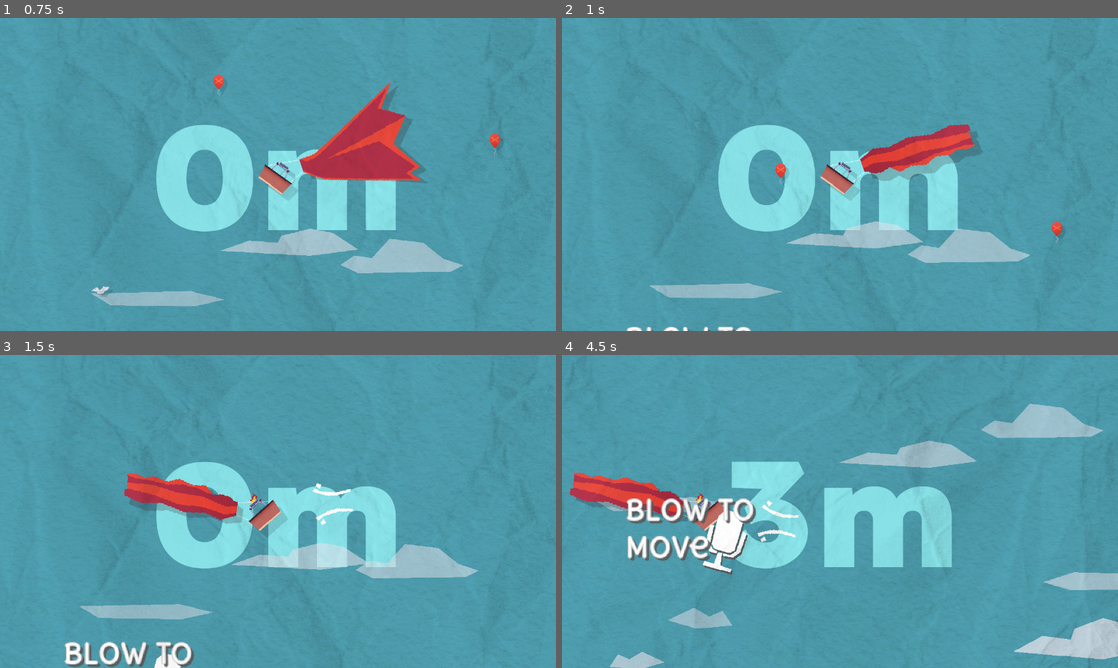
Above: before the commit, frames 1-4 (two rows, left to right).
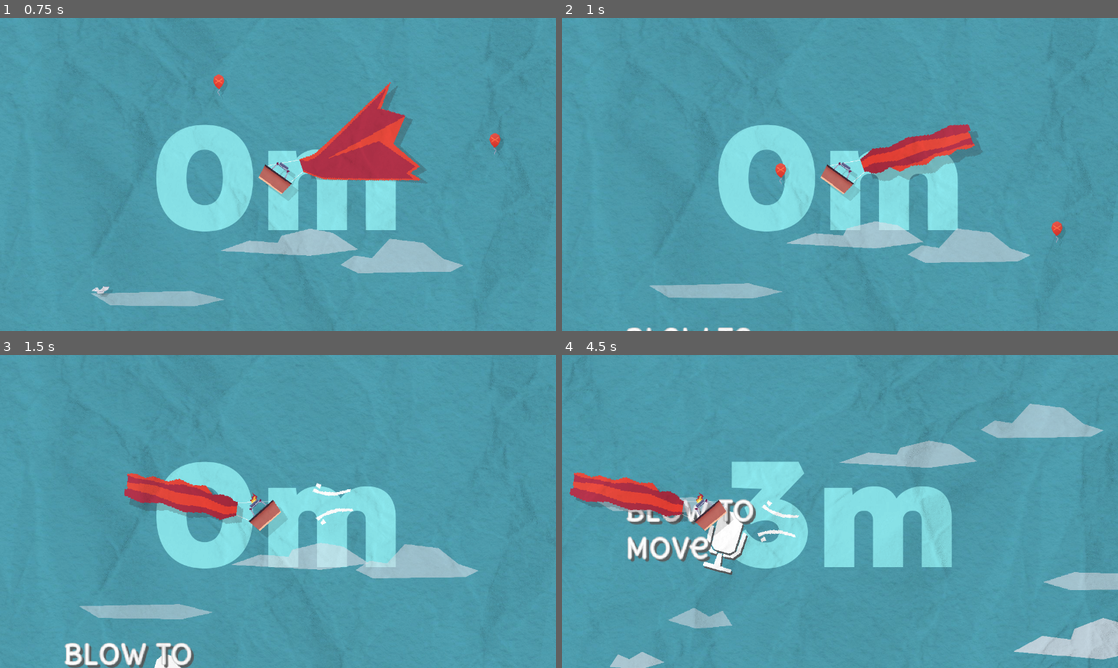
Above: after the commit, the same moments.

Repository: Fabianofski/minijam-191
Game: Godot game, scene res://scenes/game/game.tscn
The game is run twice, just before and just after one commit, with the same random seed, the same clock (stepped at 60 frames per second) and the same inputs.
Inputs (mouse positions are in pixels of both pictures, inside the frame that each line leads up to):
- Up to frame 1 (0.75 s): click "Start" at 0.5 s
- Up to frame 2 (1 s): no input
- Up to frame 3 (1.5 s): move the mouse to (400, 495) at 1.27 s; hold Space (blow) from 1.28 s (still down)
- Up to frame 4 (4.5 s): move the mouse to (728, 527) at 2.02 s; release Space (blow) at 2.03 s; tap Space (blow) at 2.1, 3.6 s; move the mouse to (895, 442) at 2.77 s; hold Space (blow) 2.78-3.53 s; move the mouse to (812, 574) at 3.52 s; move the mouse to (1006, 558) at 4.27 s; hold Space (blow) from 4.28 s (still down)

Frame 1 is identical in both runs. In frame 2, less than 0.1% of the frame differs, in the area x 11-35%, y 98-100%; in frame 3, 0.5%; in frame 4, 1.4%, in the area x 11-35%, y 45-71%.

Commit message:
add: Export presets

Diff:
--- a/scenes/game/game.tscn
+++ b/scenes/game/game.tscn
@@ -26,76 +26,6 @@
 font_size = 340
 font_color = Color(0.533333, 0.890196, 0.913725, 1)
 
-[sub_resource type="Resource" id="Resource_vaxfo"]
-script = ExtResource("3_lfrn8")
-prefab = ExtResource("4_2a8rs")
-min_spawn_delay = 0.0
-max_spawn_delay = 5.0
-min_spawn_amount = 1
-max_spawn_amount = 1
-prefill = true
-metadata/_custom_type_script = "uid://bgb7upm6p5q20"
-
-[sub_resource type="Resource" id="Resource_ftsea"]
-script = ExtResource("3_lfrn8")
-prefab = ExtResource("5_4j704")
-min_spawn_delay = 0.0
-max_spawn_delay = 5.0
-min_spawn_amount = 1
-max_spawn_amount = 1
-prefill = true
-metadata/_custom_type_script = "uid://bgb7upm6p5q20"
-
-[sub_resource type="Resource" id="Resource_otnwt"]
-script = ExtResource("3_lfrn8")
-prefab = ExtResource("6_kp23o")
-min_spawn_delay = 0.0
-max_spawn_delay = 5.0
-min_spawn_amount = 1
-max_spawn_amount = 1
-prefill = true
-metadata/_custom_type_script = "uid://bgb7upm6p5q20"
-
-[sub_resource type="Resource" id="Resource_3xj4h"]
-script = ExtResource("3_lfrn8")
-prefab = ExtResource("7_5jirj")
-min_spawn_delay = 0.0
-max_spawn_delay = 5.0
-min_spawn_amount = 1
-max_spawn_amount = 1
-prefill = true
-metadata/_custom_type_script = "uid://bgb7upm6p5q20"
-
-[sub_resource type="Resource" id="Resource_kp23o"]
-script = ExtResource("3_lfrn8")
-prefab = ExtResource("12_5v6r0")
-min_spawn_delay = 0.0
-max_spawn_delay = 10.0
-min_spawn_amount = 1
-max_spawn_amount = 3
-prefill = true
-metadata/_custom_type_script = "uid://bgb7upm6p5q20"
-
-[sub_resource type="Resource" id="Resource_5jirj"]
-script = ExtResource("3_lfrn8")
-prefab = ExtResource("8_kp23o")
-min_spawn_delay = 0.0
-max_spawn_delay = 20.0
-min_spawn_amount = 1
-max_spawn_amount = 2
-prefill = true
-metadata/_custom_type_script = "uid://bgb7upm6p5q20"
-
-[sub_resource type="Resource" id="Resource_pg2xm"]
-script = ExtResource("3_lfrn8")
-prefab = ExtResource("14_10c2w")
-min_spawn_delay = 5.0
-max_spawn_delay = 30.0
-min_spawn_amount = 1
-max_spawn_amount = 1
-prefill = false
-metadata/_custom_type_script = "uid://bgb7upm6p5q20"
-
 [sub_resource type="LabelSettings" id="LabelSettings_8b66f"]
 font = ExtResource("16_gc57s")
 font_size = 31
@@ -104,6 +34,76 @@
 shadow_size = 3
 shadow_color = Color(0.355314, 0.355314, 0.355314, 0.862745)
 shadow_offset = Vector2(3, 3)
+
+[sub_resource type="Resource" id="Resource_vaxfo"]
+script = ExtResource("3_lfrn8")
+prefab = ExtResource("4_2a8rs")
+min_spawn_delay = 0.0
+max_spawn_delay = 5.0
+min_spawn_amount = 1
+max_spawn_amount = 1
+prefill = true
+metadata/_custom_type_script = "uid://bgb7upm6p5q20"
+
+[sub_resource type="Resource" id="Resource_ftsea"]
+script = ExtResource("3_lfrn8")
+prefab = ExtResource("5_4j704")
+min_spawn_delay = 0.0
+max_spawn_delay = 5.0
+min_spawn_amount = 1
+max_spawn_amount = 1
+prefill = true
+metadata/_custom_type_script = "uid://bgb7upm6p5q20"
+
+[sub_resource type="Resource" id="Resource_otnwt"]
+script = ExtResource("3_lfrn8")
+prefab = ExtResource("6_kp23o")
+min_spawn_delay = 0.0
+max_spawn_delay = 5.0
+min_spawn_amount = 1
+max_spawn_amount = 1
+prefill = true
+metadata/_custom_type_script = "uid://bgb7upm6p5q20"
+
+[sub_resource type="Resource" id="Resource_3xj4h"]
+script = ExtResource("3_lfrn8")
+prefab = ExtResource("7_5jirj")
+min_spawn_delay = 0.0
+max_spawn_delay = 5.0
+min_spawn_amount = 1
+max_spawn_amount = 1
+prefill = true
+metadata/_custom_type_script = "uid://bgb7upm6p5q20"
+
+[sub_resource type="Resource" id="Resource_kp23o"]
+script = ExtResource("3_lfrn8")
+prefab = ExtResource("12_5v6r0")
+min_spawn_delay = 0.0
+max_spawn_delay = 10.0
+min_spawn_amount = 1
+max_spawn_amount = 3
+prefill = true
+metadata/_custom_type_script = "uid://bgb7upm6p5q20"
+
+[sub_resource type="Resource" id="Resource_5jirj"]
+script = ExtResource("3_lfrn8")
+prefab = ExtResource("8_kp23o")
+min_spawn_delay = 0.0
+max_spawn_delay = 20.0
+min_spawn_amount = 1
+max_spawn_amount = 2
+prefill = true
+metadata/_custom_type_script = "uid://bgb7upm6p5q20"
+
+[sub_resource type="Resource" id="Resource_pg2xm"]
+script = ExtResource("3_lfrn8")
+prefab = ExtResource("14_10c2w")
+min_spawn_delay = 5.0
+max_spawn_delay = 30.0
+min_spawn_amount = 1
+max_spawn_amount = 1
+prefill = false
+metadata/_custom_type_script = "uid://bgb7upm6p5q20"
 
 [sub_resource type="Shader" id="Shader_vaxfo"]
 code = "shader_type canvas_item;
@@ -168,21 +168,6 @@
 
 [node name="Camera2D" type="Camera2D" parent="Game"]
 
-[node name="DecorationSpawner" type="Node2D" parent="Game"]
-position = Vector2(0, 400)
-script = ExtResource("3_0sr1o")
-bounds_x = 500.0
-slots = 5
-obstacles = Array[ExtResource("3_lfrn8")]([SubResource("Resource_vaxfo"), SubResource("Resource_ftsea"), SubResource("Resource_otnwt"), SubResource("Resource_3xj4h")])
-
-[node name="ObstacleSpawner" type="Node2D" parent="Game"]
-position = Vector2(0, 400)
-script = ExtResource("3_0sr1o")
-bounds_x = 500.0
-obstacles = Array[ExtResource("3_lfrn8")]([SubResource("Resource_kp23o"), SubResource("Resource_5jirj"), SubResource("Resource_pg2xm")])
-
-[node name="AirBalloon" parent="Game" instance=ExtResource("2_0sr1o")]
-
 [node name="Tutorial" type="Node2D" parent="Game"]
 script = ExtResource("15_10c2w")
 destroy_bounds = -1000.0
@@ -202,6 +187,21 @@
 text = "Blow to
 Move"
 label_settings = SubResource("LabelSettings_8b66f")
+
+[node name="DecorationSpawner" type="Node2D" parent="Game"]
+position = Vector2(0, 400)
+script = ExtResource("3_0sr1o")
+bounds_x = 500.0
+slots = 5
+obstacles = Array[ExtResource("3_lfrn8")]([SubResource("Resource_vaxfo"), SubResource("Resource_ftsea"), SubResource("Resource_otnwt"), SubResource("Resource_3xj4h")])
+
+[node name="ObstacleSpawner" type="Node2D" parent="Game"]
+position = Vector2(0, 400)
+script = ExtResource("3_0sr1o")
+bounds_x = 500.0
+obstacles = Array[ExtResource("3_lfrn8")]([SubResource("Resource_kp23o"), SubResource("Resource_5jirj"), SubResource("Resource_pg2xm")])
+
+[node name="AirBalloon" parent="Game" instance=ExtResource("2_0sr1o")]
 
 [node name="UserInterface" type="CanvasLayer" parent="."]
 layer = 5
Not shown, changed: export_presets.cfg
